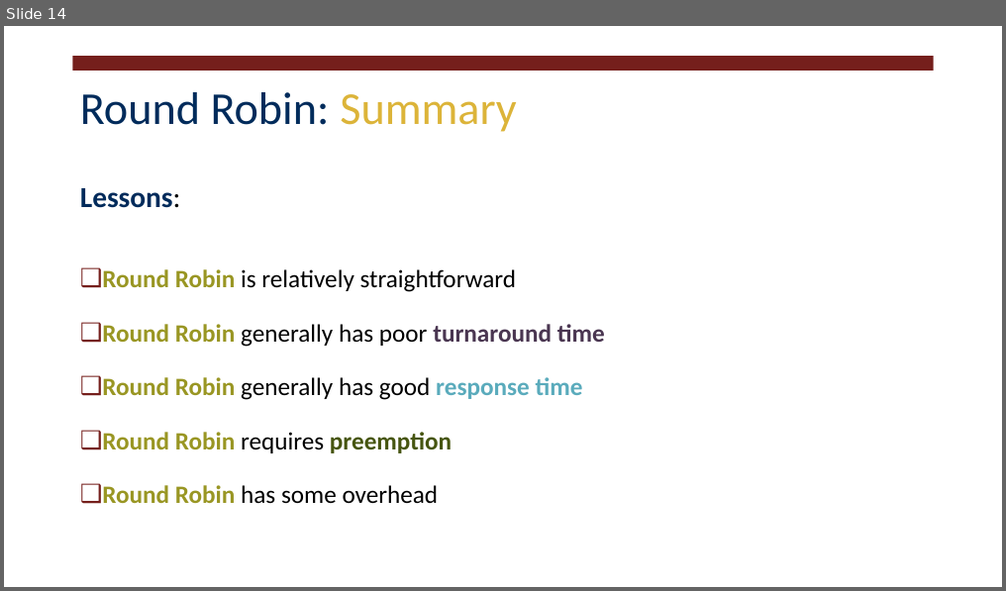
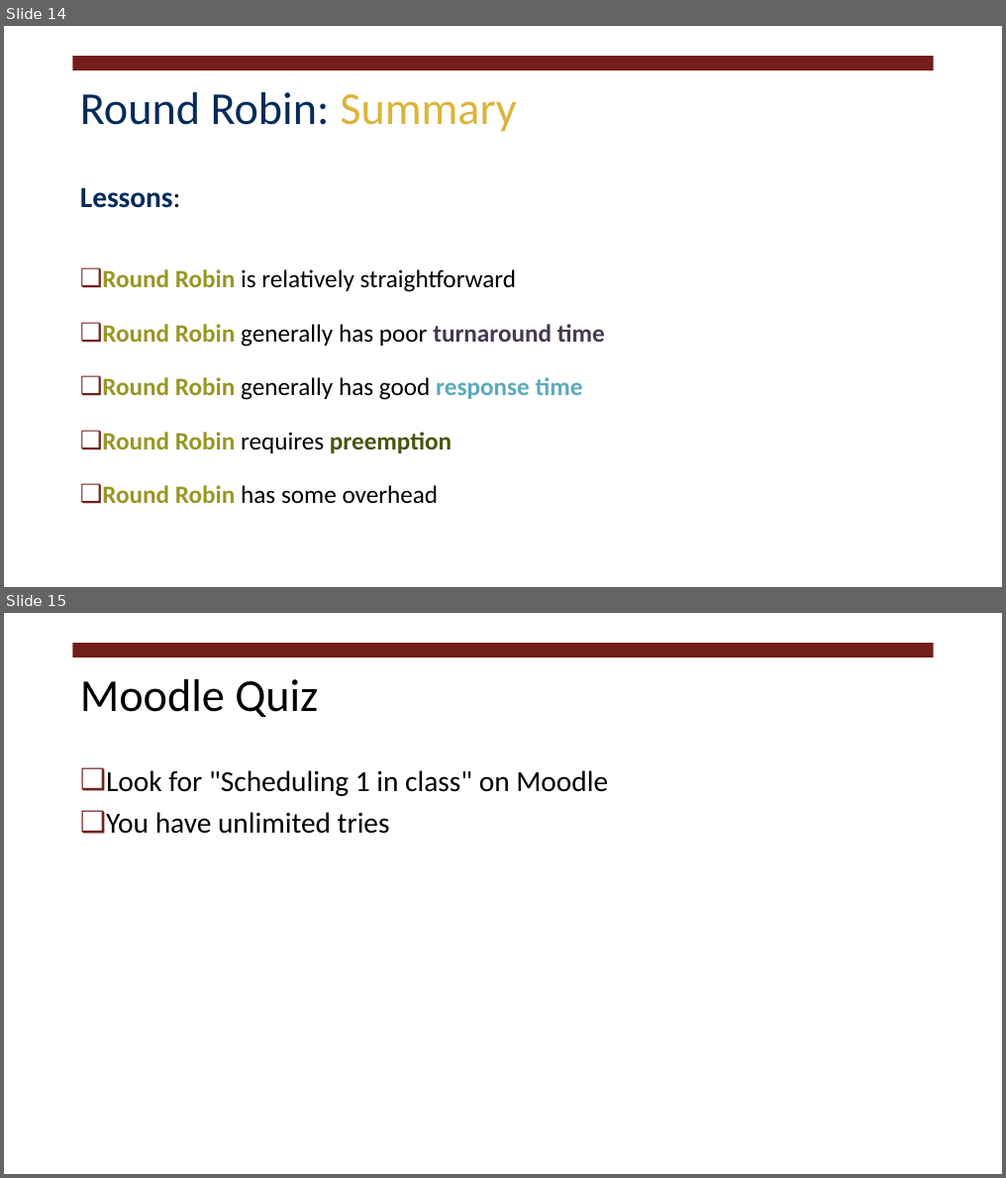
Before and after one commit to RHIT-CSSE/csse332, a slide deck: ClassMaterials/CPU_Scheduling1/CPUScheduling.pptx. Shown one above the other, each under a label of ours: slide 14 before the commit, slides 14 and 15 after it. The pictures are 1006x591 and 1006x1178 pixels, drawn with LibreOffice and Linux fonts; fonts in the diff are those of the drawing. Boxes give left, top, right and bottom in pixels: in the first picture for what was removed or moved away, otherwise in the second. Text is boxed around its words. In the diff, an @@ line names an element or a change of style, - is before the commit and + after.

Commit message:
put moodle quiz on slides

```diff
--- a/ClassMaterials/CPU_Scheduling1/CPUScheduling.pptx
+++ b/ClassMaterials/CPU_Scheduling1/CPUScheduling.pptx
@@ slide 15 added at [4, 613, 1002, 1174], background #FFFFFF; not listed: 1 template element that a slide beside it also shows @@
@@ title added at [80, 679, 318, 717], 44 pt, text #000000 @@
+Moodle Quiz
@@ text added at [106, 770, 608, 834], 28 pt, text #000000 @@
+❑ Look for "Scheduling 1 in class" on Moodle
+❑ You have unlimited tries
```
Also in this commit, not shown: 1 slide changed.
